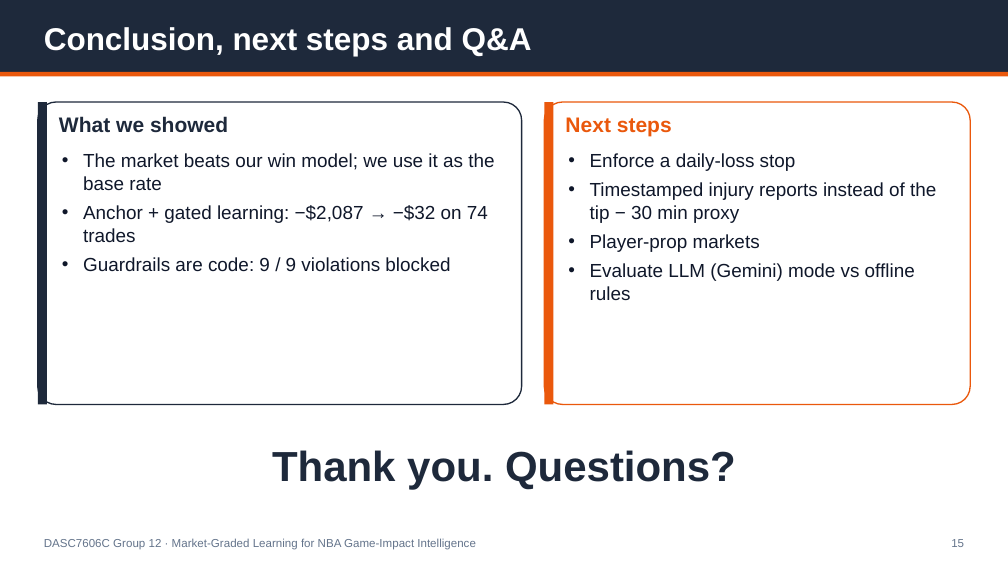
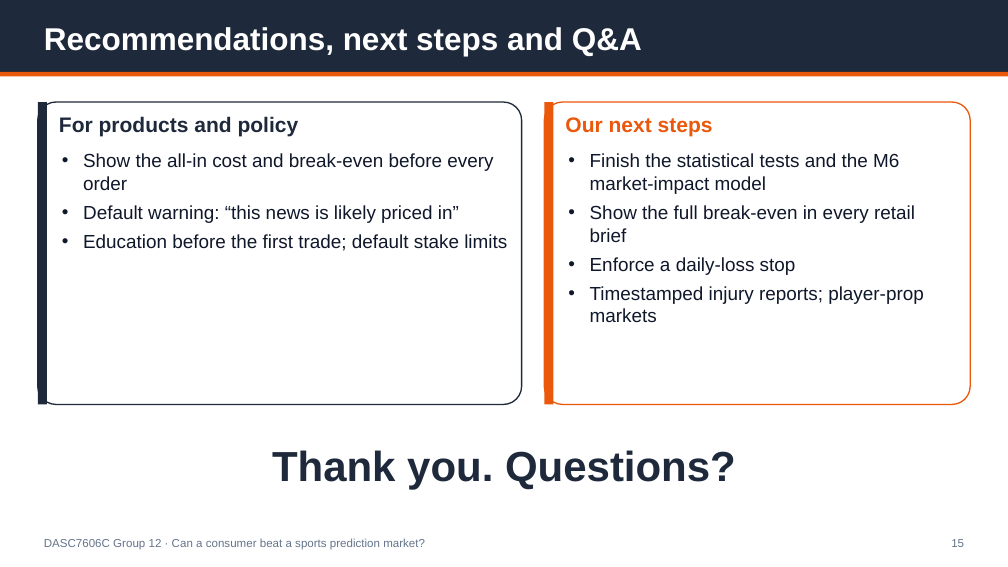
Before and after one commit to Michaelyzr/nba-agent, a slide deck: slide 15 of presentation/nba_agent_deck.pptx. Drawn at 1008x567 pixels with LibreOffice and Linux fonts; fonts in the diff are those of the drawing. Boxes give left, top, right and bottom in pixels: in the first picture for what was removed or moved away, otherwise in the second. Text is boxed around its words. In the diff, an @@ line names an element or a change of style, - is before the commit and + after.

```diff
--- a/presentation/nba_agent_deck.pptx
+++ b/presentation/nba_agent_deck.pptx
@@ text at [44, 27, 642, 56]: text changed @@
-Conclusion, next steps and Q&A
+Recommendations, next steps and Q&A
@@ text at [59, 116, 299, 136]: text changed @@
-What we showed
+For products and policy
@@ text at [565, 117, 713, 136]: text changed @@
-Next steps
+Our next steps
@@ text at [83, 153, 507, 251]: text changed @@
-• The market beats our win model; we use it as the base rate
-• Anchor + gated learning: −$2,087 → −$32 on 74 trades
-• Guardrails are code: 9 / 9 violations blocked
+• Show the all-in cost and break-even before every order
+• Default warning: “this news is likely priced in”
+• Education before the first trade; default stake limits
@@ text at [590, 153, 915, 242]: paragraphs added @@
+• Finish the statistical tests and the M6 market-impact model
+• Show the full break-even in every retail brief
@@ text at [590, 286, 924, 322]: text changed @@
-• Timestamped injury reports instead of the tip − 30 min proxy
-• Player-prop markets
-• Evaluate LLM (Gemini) mode vs offline rules
+• Timestamped injury reports; player-prop markets
@@ text at [44, 538, 425, 550]: text changed @@
-DASC7606C Group 12 · Market-Graded Learning for NBA Game-Impact Intelligence
+DASC7606C Group 12 · Can a consumer beat a sports prediction market?
```
Also in this commit, not shown: 6 other slides changed, 8 slides added, 8 slides removed, 19 other files.
